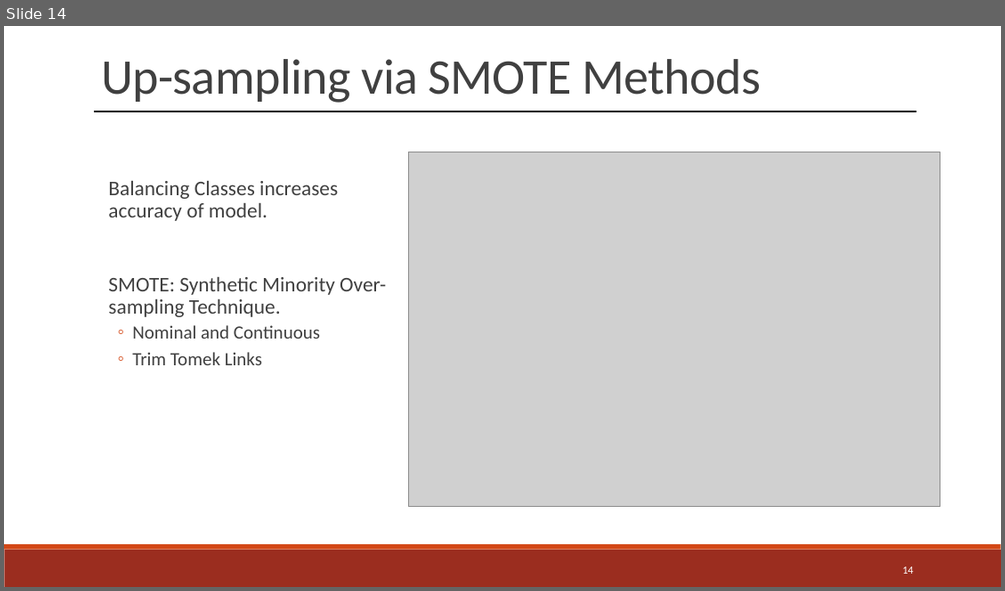
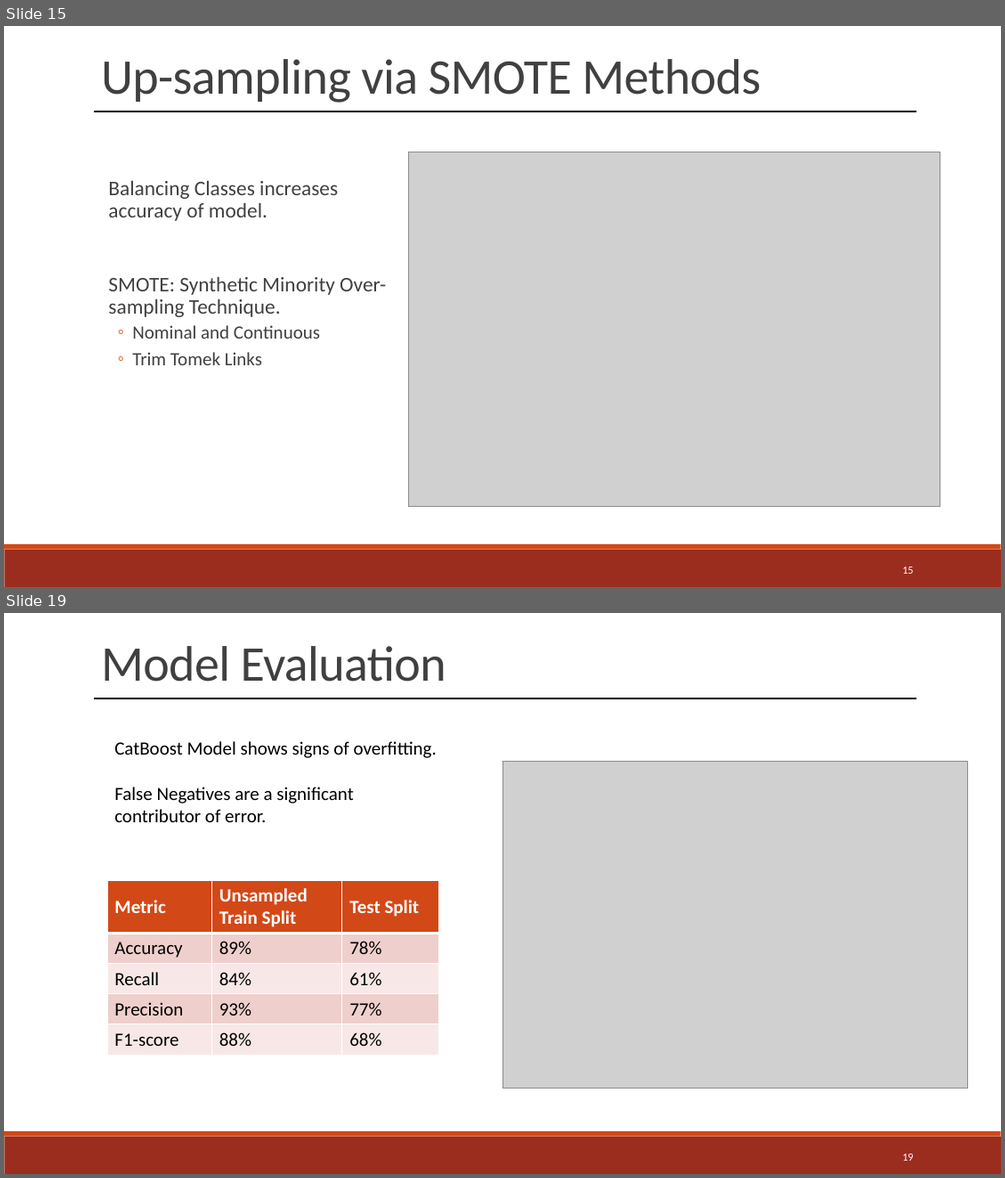
Before and after one commit to jwelch1123/healthcare_fraud_detection, a slide deck: Presentation.pptx. Shown one above the other, each under a label of ours: slide 14 before the commit, slides 15 and 19 after it; the slides between them are not shown. The pictures are 1005x591 and 1005x1178 pixels, drawn with LibreOffice and Linux fonts; fonts in the diff are those of the drawing; grey boxes stand for pictures. Boxes give left, top, right and bottom in pixels: in the first picture for what was removed or moved away, otherwise in the second. Text is boxed around its words. In the diff, an @@ line names an element or a change of style, - is before the commit and + after.

```diff
--- a/Presentation.pptx
+++ b/Presentation.pptx
@@ slide 19 added at (x1=4, y1=613, x2=1001, y2=1174), background #FFFFFF; not listed: 2 template elements that a slide beside it also shows @@
@@ text added at (x1=101, y1=646, x2=446, y2=682), 48 pt, text #404040 @@
+Model Evaluation
@@ line added from (94, 698) to (916, 698), #000000 1.5 pt @@
@@ text added at (x1=114, y1=741, x2=437, y2=822), 18 pt, text #000000 @@
+CatBoost Model shows signs of overfitting.
+False Negatives are a significant contributor of error.
@@ picture added at (x1=502, y1=761, x2=968, y2=1088) @@
@@ table added at (x1=107, y1=880, x2=439, y2=1054), 5 rows, 3 columns @@
+Metric | Unsampled Train Split | Test Split
+Accuracy | 89% | 78%
+Recall | 84% | 61%
+Precision | 93% | 77%
+F1-score | 88% | 68%
@@ page number added at (x1=902, y1=1153, x2=913, y2=1160), 10.5 pt, text #FFFFFF @@
+19
@@ what was slide 14 is now slide 15 @@
@@ page number at (x1=902, y1=566, x2=913, y2=573): text changed @@
-14
+15
```
Also in this commit, not shown: 7 slides changed, 9 other slides added, 5 slides removed, 18 other files.
